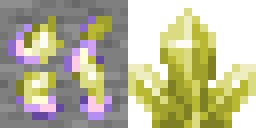
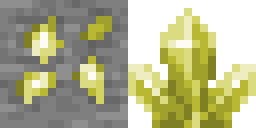
Comparing the layer stacks of the two 256 x 128 images. Changes:
added layer "citrine_overlay" in group "clusters_and_ore" over [8, 8, 120, 112]
hid "amethyst_cluster.png" over [8, 8, 120, 120]
hid "deepslate.png" over [8, 8, 120, 120]
